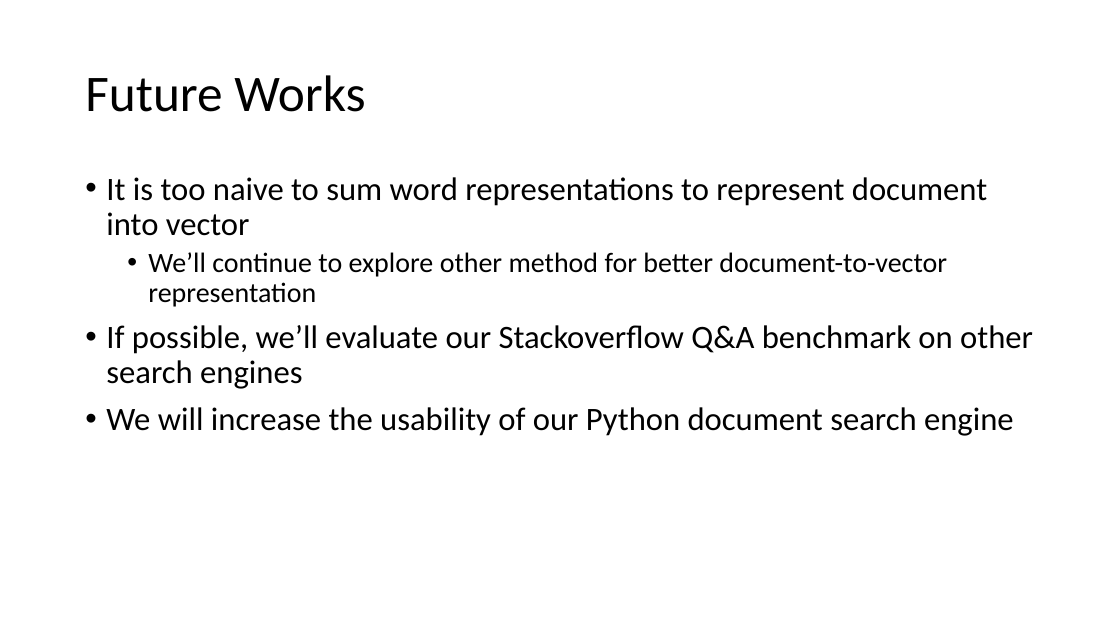
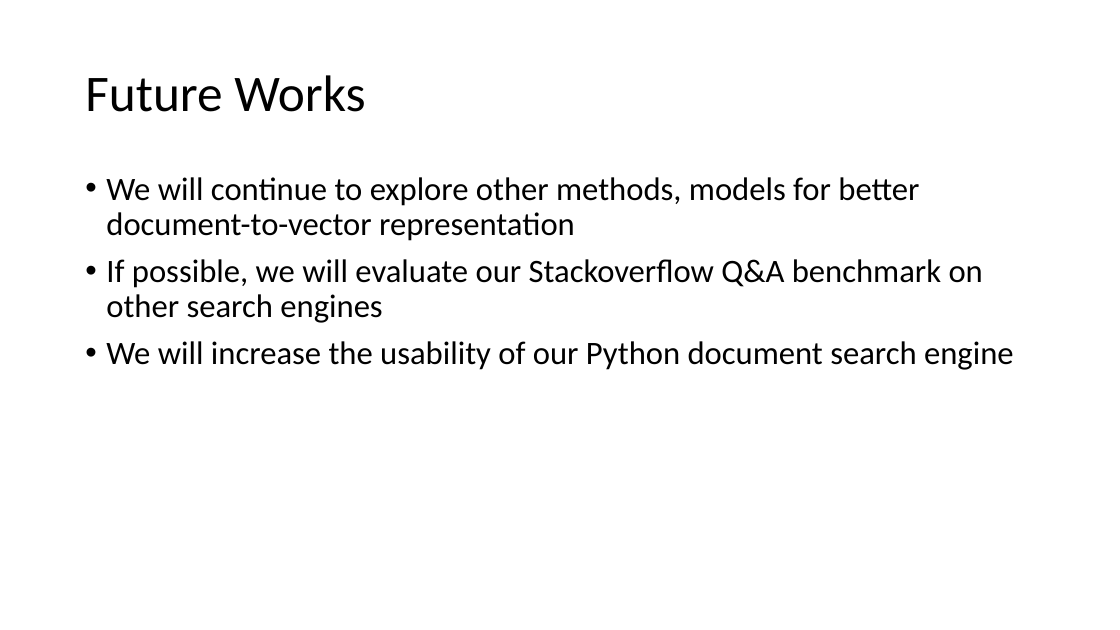
Before and after one commit to cushionbadak/PyMaker, a slide deck: slide 31 of Speech/NLP_2nd_speech.pptx. Drawn at 1120x630 pixels with LibreOffice and Linux fonts; fonts in the diff are those of the drawing. Boxes give left, top, right and bottom in pixels: in the first picture for what was removed or moved away, otherwise in the second. Text is boxed around its words. In the diff, an @@ line names an element or a change of style, - is before the commit and + after.

```diff
--- a/Speech/NLP_2nd_speech.pptx
+++ b/Speech/NLP_2nd_speech.pptx
@@ text at (x1=106, y1=177, x2=983, y2=323): text changed @@
-• It is too naive to sum word representations to represent document into vector
-  • We’ll continue to explore other method for better document-to-vector representation
-• If possible, we’ll evaluate our Stackoverflow Q&A benchmark on other search engines
+• We will continue to explore other methods, models for better document-to-vector representation
+• If possible, we will evaluate our Stackoverflow Q&A benchmark on other search engines
```
Also in this commit, not shown: 4 other slides changed, 1 other file.
